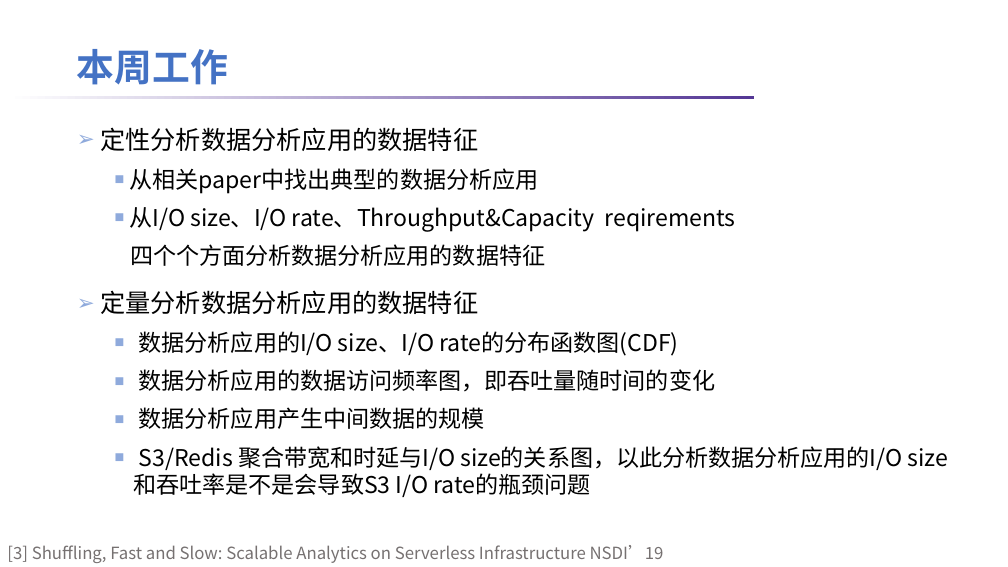
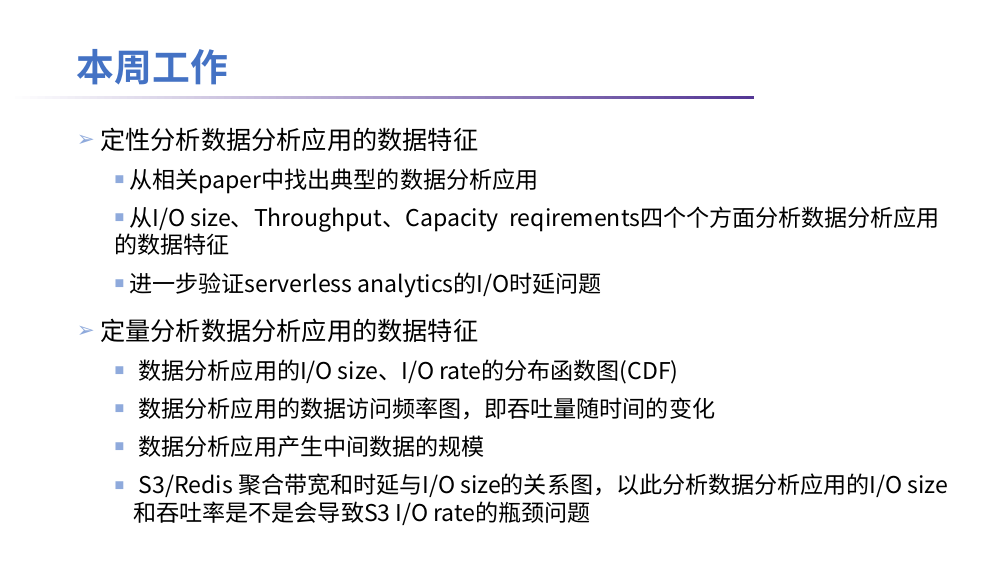
Before and after one commit to lt2000/ADSL, a slide deck: slide 2 of meeting/数据分析应用的数据特征.pptx. Drawn at 1008x567 pixels with LibreOffice and Linux fonts; fonts in the diff are those of the drawing; background and template pictures are left out. Boxes give left, top, right and bottom in pixels: in the first picture for what was removed or moved away, otherwise in the second. Text is boxed around its words. In the diff, an @@ line names an element or a change of style, - is before the commit and + after.

```diff
--- a/meeting/数据分析应用的数据特征.pptx
+++ b/meeting/数据分析应用的数据特征.pptx
@@ text at bbox=[130, 207, 602, 297]: text changed @@
-  ■ 从I/O size、I/O rate、Throughput&Capacity reqirements
-  四个个方面分析数据分析应用的数据特征
+  ■ 从I/O size、Throughput、Capacity reqirements四个个方面分析数据分析应用的数据特征
+  ■ 进一步验证serverless analytics的I/O时延问题
@@ text removed at bbox=[7, 545, 664, 563] @@
-[3] Shuffling, Fast and Slow: Scalable Analytics on Serverless Infrastructure NSDI’19
```
Also in this commit, not shown: 6 other slides changed, 4 slides added, 2 other files.
